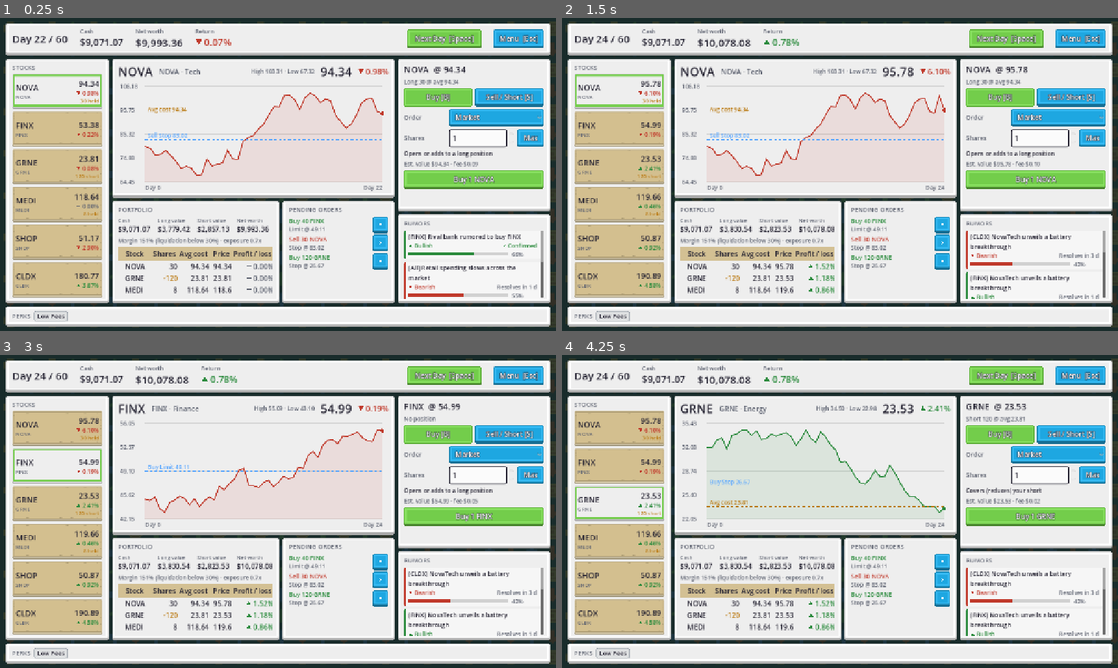
Above: before the commit, frames 1-4 (two rows, left to right).
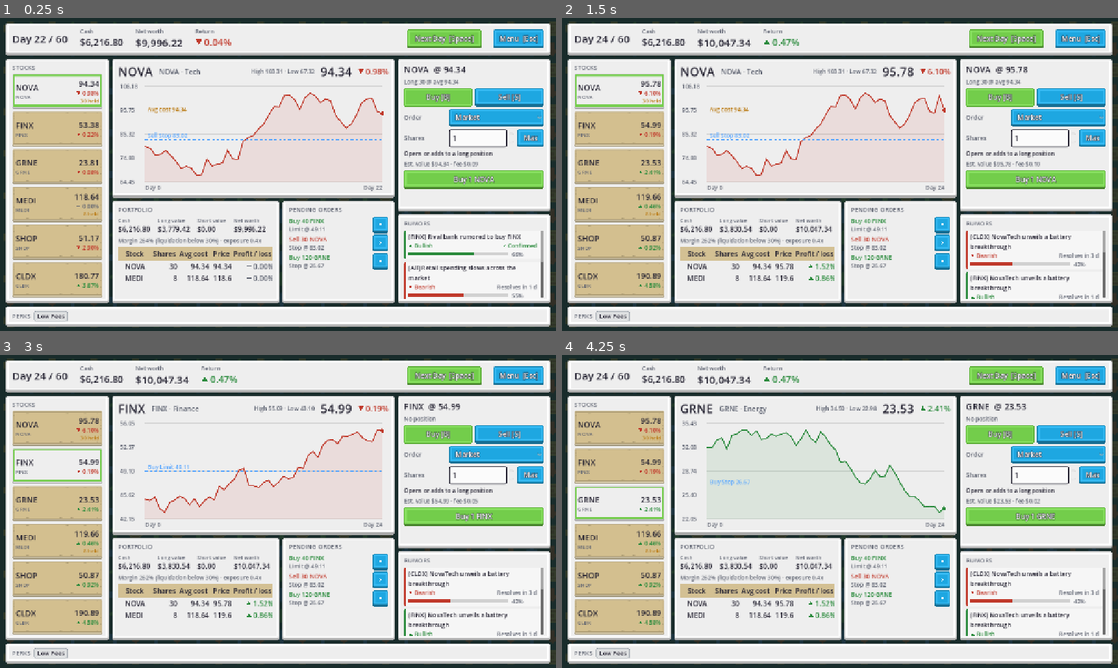
Above: after the commit, the same moments.

Repository: littenduck/stock-simulator
Game: Godot game, scene res://ui/game_screen/dev/dev_harness.tscn
Two runs of this game, one before a commit and one after it. Both use one fixed random seed, a clock stepped at 60 frames per second and the inputs below. This scene is started directly instead of the project's main scene.
Inputs (mouse positions are in pixels of both pictures, inside the frame that each line leads up to):
- Up to frame 1 (0.25 s): no input
- Up to frame 2 (1.5 s): click "Next Day [Space]" at 0.5 s; click "Next Day [Space]" at 1.25 s
- Up to frame 3 (3 s): click (55, 426) at 2 s; click (55, 464) at 2.75 s
- Up to frame 4 (4.25 s): click (617, 505) at 3.5 s

The runs differ from the first frame. In frame 1, 1.1% of the frame differs, in the area x 13-96%, y 6-88%; in frame 2, 1.1%; in frame 3, 1.1%; in frame 4, 1.6%.

Commit message:
lead: RunConfig.margin_enabled, MarketSim.volatility_mult, company unlock ids match Profile, session-integration prompt notes
Co-Authored-By: Claude Sonnet 5.5 <noreply@anthropic.com>

Diff:
--- a/core/market/market_sim.gd
+++ b/core/market/market_sim.gd
@@ -12,6 +12,9 @@
 var _history: Dictionary = {}    ## symbol -> PackedFloat32Array
 ## Active news shocks in registration order: {"symbol": String, "daily": float, "days": int}.
 var _shocks: Array[Dictionary] = []
+## Set by the session from RunModifiers.volatility_mult (difficulty 4 = 1.2).
+var volatility_mult: float = 1.0
+var _scaled: Dictionary = {}     ## symbol -> CompanyDef copy with scaled volatility
 
 
 func _init(companies: Array[CompanyDef], model: PriceModel, rng: RandomNumberGenerator) -> void:
@@ -104,10 +107,21 @@
 
 
 ## Advances one trading day.
+func _with_volatility(c: CompanyDef) -> CompanyDef:
+	if is_equal_approx(volatility_mult, 1.0):
+		return c
+	var cached: CompanyDef = _scaled.get(c.symbol)
+	if cached == null or not is_equal_approx(cached.annual_volatility, c.annual_volatility * volatility_mult):
+		cached = c.duplicate()
+		cached.annual_volatility = c.annual_volatility * volatility_mult
+		_scaled[c.symbol] = cached
+	return cached
+
+
 func step() -> void:
 	for c in _companies:
 		var extra := _consume_shocks(c.symbol)
-		var price: float = _model.next_price(_prices[c.symbol], c, extra, _rng)
+		var price: float = _model.next_price(_prices[c.symbol], _with_volatility(c), extra, _rng)
 		_prices[c.symbol] = price
 		var h: PackedFloat32Array = _history[c.symbol]
 		h.append(price)
--- a/core/perks/modifiers_builder.gd
+++ b/core/perks/modifiers_builder.gd
@@ -20,4 +20,7 @@
 		if perk.id not in applied:
 			applied.append(perk.id)
 			mods.apply(perk)
+	if not config.margin_enabled:
+		mods.can_short = false
+		mods.max_leverage = 1.0
 	return mods
--- a/core/run_config.gd
+++ b/core/run_config.gd
@@ -11,11 +11,14 @@
 ## 1 = easiest. Levels above 1 are P2 content.
 var difficulty: int = 1
 var seed_value: int = 0
+## Fixed per run. When false: no short selling and leverage 1x (ModifiersBuilder enforces it).
+var margin_enabled: bool = false
 
 
-static func make(p_character: CharacterDef, p_difficulty: int = 1, p_seed: int = 0) -> RunConfig:
+static func make(p_character: CharacterDef, p_difficulty: int = 1, p_seed: int = 0, p_margin_enabled: bool = false) -> RunConfig:
 	var c := RunConfig.new()
 	c.character = p_character
 	c.difficulty = p_difficulty
 	c.seed_value = p_seed if p_seed != 0 else randi()
+	c.margin_enabled = p_margin_enabled
 	return c
--- a/data/companies/aurxl.tres
+++ b/data/companies/aurxl.tres
@@ -10,4 +10,4 @@
 start_price = 85.0
 annual_drift = 0.08
 annual_volatility = 0.45
-unlock_id = &"co_aurelix"
+unlock_id = &"company_extra_3"
--- a/data/companies/lnrvs.tres
+++ b/data/companies/lnrvs.tres
@@ -10,4 +10,4 @@
 start_price = 15.0
 annual_drift = 0.15
 annual_volatility = 1.2
-unlock_id = &"co_lunaris"
+unlock_id = &"company_moon"
--- a/data/companies/oldgt.tres
+++ b/data/companies/oldgt.tres
@@ -10,4 +10,4 @@
 start_price = 110.0
 annual_drift = 0.04
 annual_volatility = 0.12
-unlock_id = &"co_oldegate"
+unlock_id = &"company_olde"
--- a/data/companies/qntrm.tres
+++ b/data/companies/qntrm.tres
@@ -10,4 +10,4 @@
 start_price = 95.0
 annual_drift = 0.18
 annual_volatility = 0.8
-unlock_id = &"co_quantora"
+unlock_id = &"company_extra_1"
--- a/data/companies/tdlnh.tres
+++ b/data/companies/tdlnh.tres
@@ -10,4 +10,4 @@
 start_price = 40.0
 annual_drift = 0.14
 annual_volatility = 0.7
-unlock_id = &"co_tidalon"
+unlock_id = &"company_extra_2"
--- a/tests/unit/perks/test_perks.gd
+++ b/tests/unit/perks/test_perks.gd
@@ -9,7 +9,7 @@
 
 
 func _build(perk_id: StringName = &"", character_id: StringName = &"rookie", difficulty: int = 1) -> RunModifiers:
-	var cfg := RunConfig.make(ContentDb.character_by_id(character_id), difficulty, 1)
+	var cfg := RunConfig.make(ContentDb.character_by_id(character_id), difficulty, 1, true)
 	var owned: Array[PerkDef] = []
 	if perk_id != &"":
 		owned.append(ContentDb.perk_by_id(perk_id))
@@ -109,7 +109,7 @@
 
 
 func test_market_maker_wins_over_low_fees_in_any_order() -> void:
-	var cfg := RunConfig.make(ContentDb.character_by_id(&"rookie"), 1, 1)
+	var cfg := RunConfig.make(ContentDb.character_by_id(&"rookie"), 1, 1, true)
 	var owned: Array[PerkDef] = [ContentDb.perk_by_id(&"low_fees"), ContentDb.perk_by_id(&"market_maker")]
 	assert_almost(ModifiersBuilder.build(cfg, owned).effective_fee_rate(), 0.0)
 
@@ -133,7 +133,7 @@
 
 
 func test_day_trader_does_not_double_apply_low_fees() -> void:
-	var cfg := RunConfig.make(ContentDb.character_by_id(&"day_trader"), 1, 1)
+	var cfg := RunConfig.make(ContentDb.character_by_id(&"day_trader"), 1, 1, true)
 	var owned: Array[PerkDef] = [ContentDb.perk_by_id(&"low_fees")]
 	assert_almost(ModifiersBuilder.build(cfg, owned).effective_fee_rate(), 0.0005)
 
@@ -181,7 +181,7 @@
 
 
 func test_rebuild_from_ids_is_identical_and_order_independent() -> void:
-	var cfg := RunConfig.make(ContentDb.character_by_id(&"day_trader"), 4, 1)
+	var cfg := RunConfig.make(ContentDb.character_by_id(&"day_trader"), 4, 1, true)
 	var a: Array[PerkDef] = [ContentDb.perk_by_id(&"margin_account"), ContentDb.perk_by_id(&"cheap_borrow"), ContentDb.perk_by_id(&"compounder")]
 	var b: Array[PerkDef] = [a[2], a[0], a[1]]
 	var m1 := ModifiersBuilder.build(cfg, a)
--- a/ui/run_setup/run_setup.gd
+++ b/ui/run_setup/run_setup.gd
@@ -142,7 +142,7 @@
 func _on_start_button_pressed() -> void:
 	if _character == null:
 		return
-	GameManager.start_run(RunConfig.make(_character, _difficulty))
+	GameManager.start_run(RunConfig.make(_character, _difficulty, 0, GameSettings.margin_enabled()))
 
 
 func _on_back_button_pressed() -> void:
Not shown, changed: docs/team/prompts/session-integration.md
